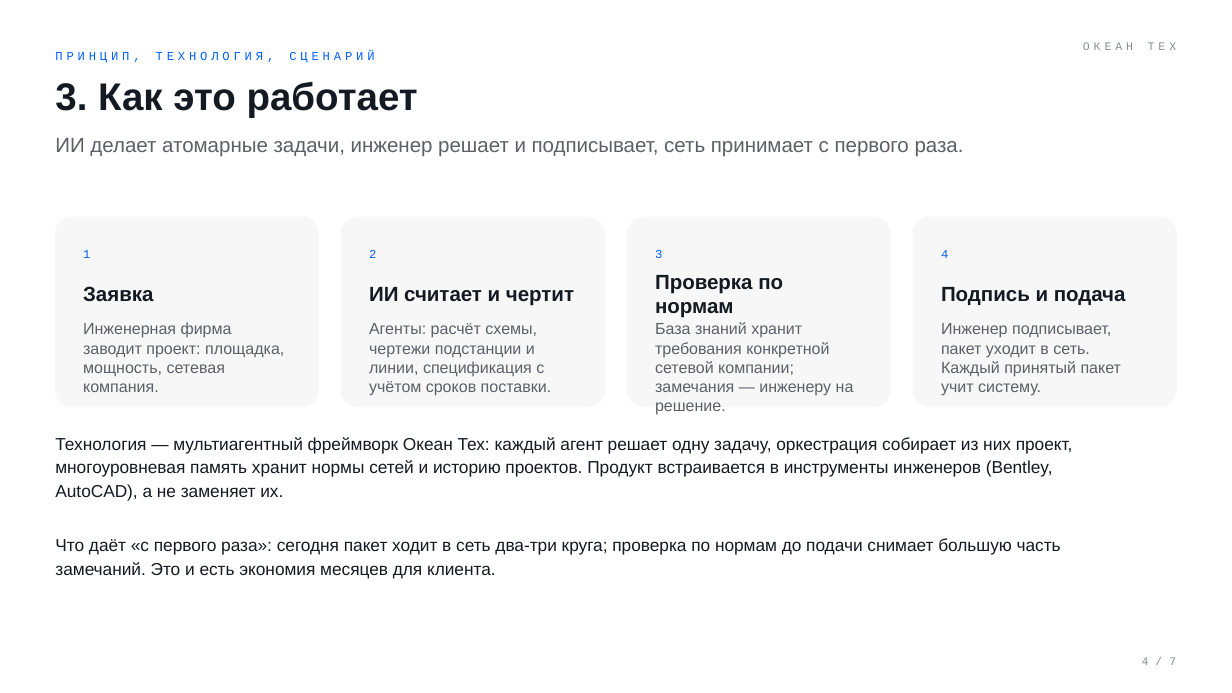
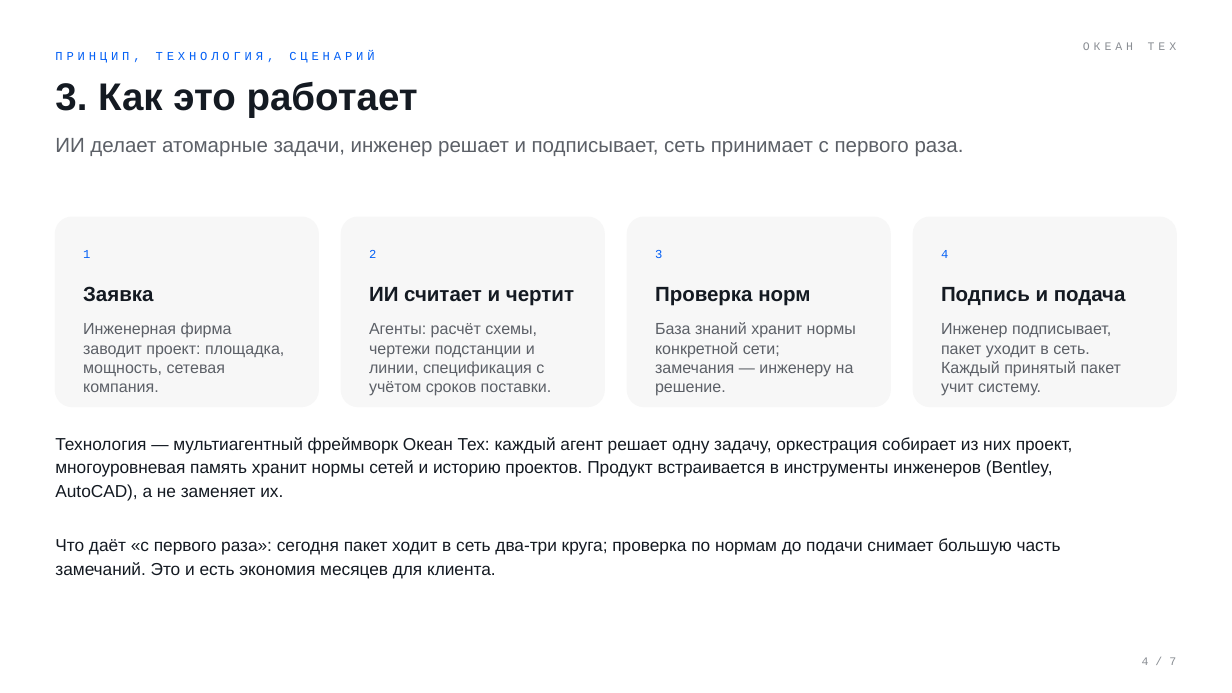
Before and after one commit to komoroshin/research, a slide deck: slide 4 of ai-case-library/research/ventures/grid-product-deck.pptx. Drawn at 1232x693 pixels with LibreOffice and Linux fonts; fonts in the diff are those of the drawing. Boxes give left, top, right and bottom in pixels: in the first picture for what was removed or moved away, otherwise in the second. Text is boxed around its words. In the diff, an @@ line names an element or a change of style, - is before the commit and + after.

```diff
--- a/ai-case-library/research/ventures/grid-product-deck.pptx
+++ b/ai-case-library/research/ventures/grid-product-deck.pptx
@@ text at box(655, 287, 810, 306): text changed @@
-Проверка по нормам
+Проверка норм
@@ text at box(655, 322, 856, 396): text changed @@
-База знаний хранит требования конкретной сетевой компании; замечания — инженеру на решение.
+База знаний хранит нормы конкретной сети; замечания — инженеру на решение.
```
Also in this commit, not shown: 2 other files.
